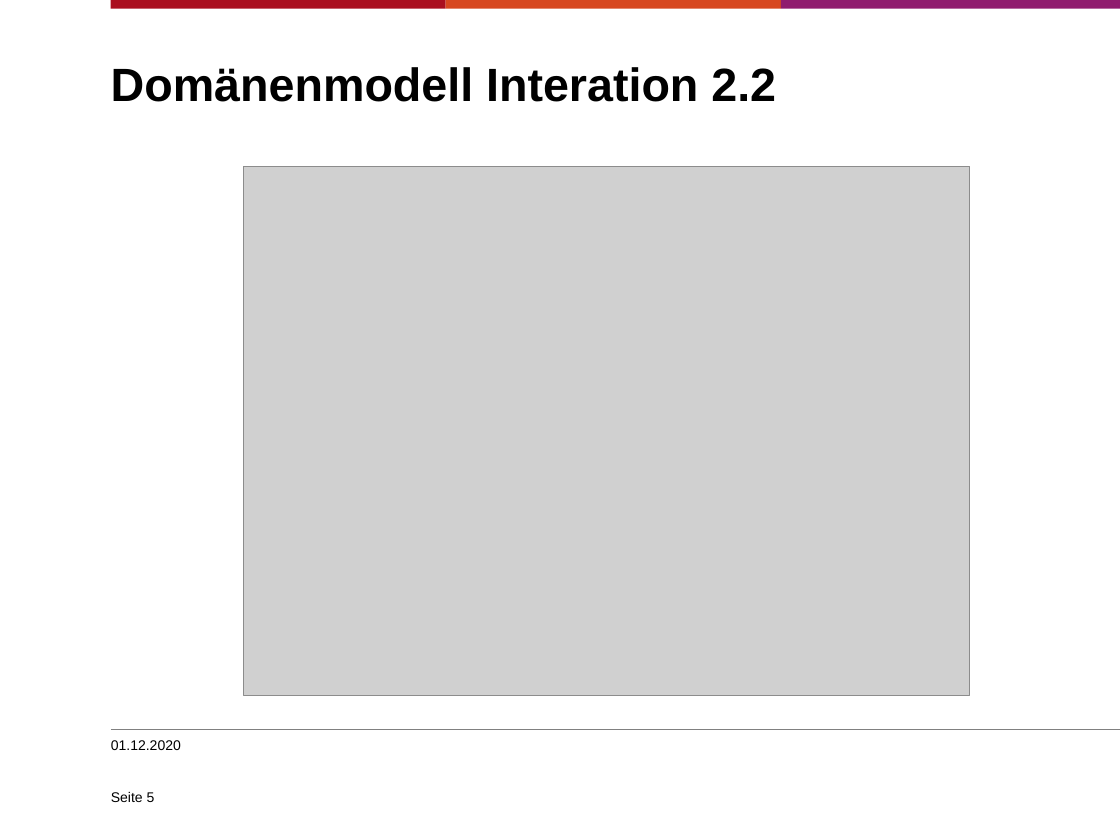
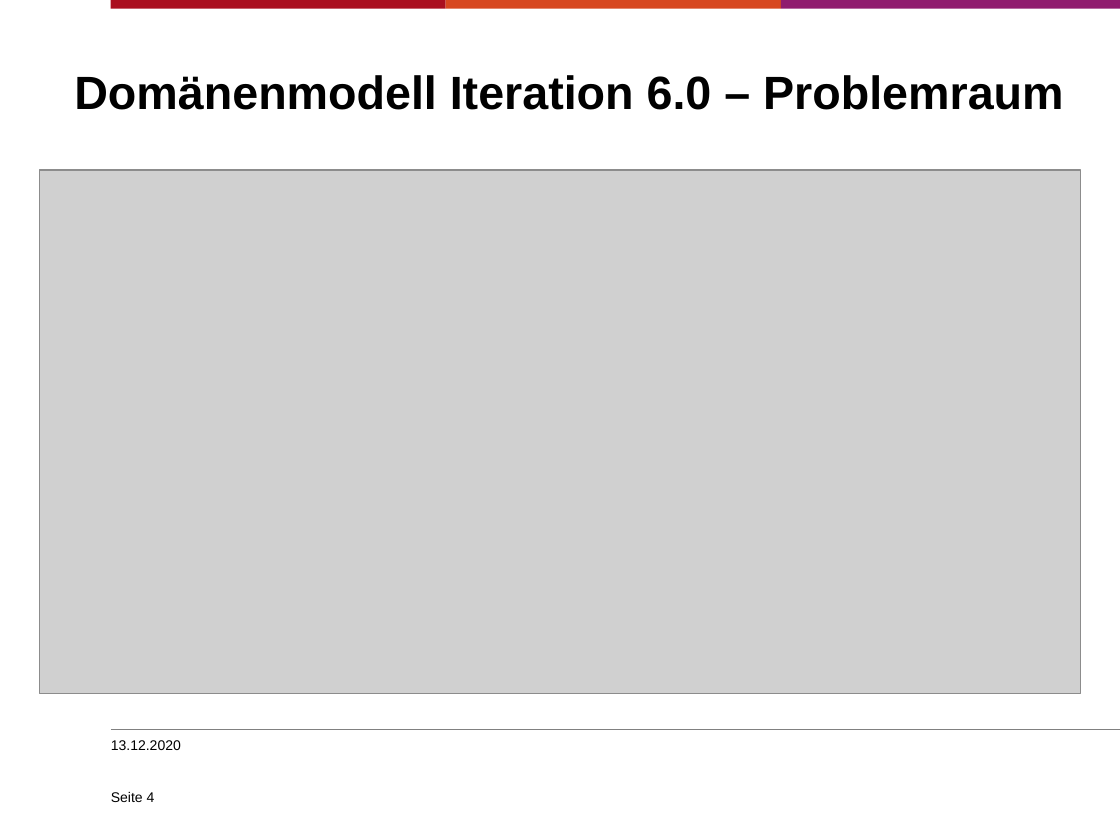
Before and after one commit to sjohannsen1/EPWS2020Mohr-DamaJohannsen, a slide deck: slide 4 of Audits/WS2020_Mohr-Dama_Johannsen_Präsentation_audit1.pptx (slide 5 before the commit). Drawn at 1120x840 pixels with LibreOffice and Linux fonts; fonts in the diff are those of the drawing; grey boxes stand for pictures; background and template pictures are left out. Boxes give left, top, right and bottom in pixels: in the first picture for what was removed or moved away, otherwise in the second. Text is boxed around its words. In the diff, an @@ line names an element or a change of style, - is before the commit and + after.

```diff
--- a/Audits/WS2020_Mohr-Dama_Johannsen_Präsentation_audit1.pptx
+++ b/Audits/WS2020_Mohr-Dama_Johannsen_Präsentation_audit1.pptx
@@ title at [74,75,1063,110]: text changed @@
-Domänenmodell Interation 2.2
+Domänenmodell Iteration 6.0 – Problemraum
@@ picture: place and size @@
-picture at [244,166,970,694]
+picture at [39,170,1081,693]
@@ text at [111,740,181,750]: text changed @@
-01.12.2020
+13.12.2020
@@ page number at [111,792,155,802]: text changed @@
-Seite 5
+Seite 4
```
Also in this commit, not shown: 5 other slides changed, 3 slides added, 7 slides removed, 2 other files.
